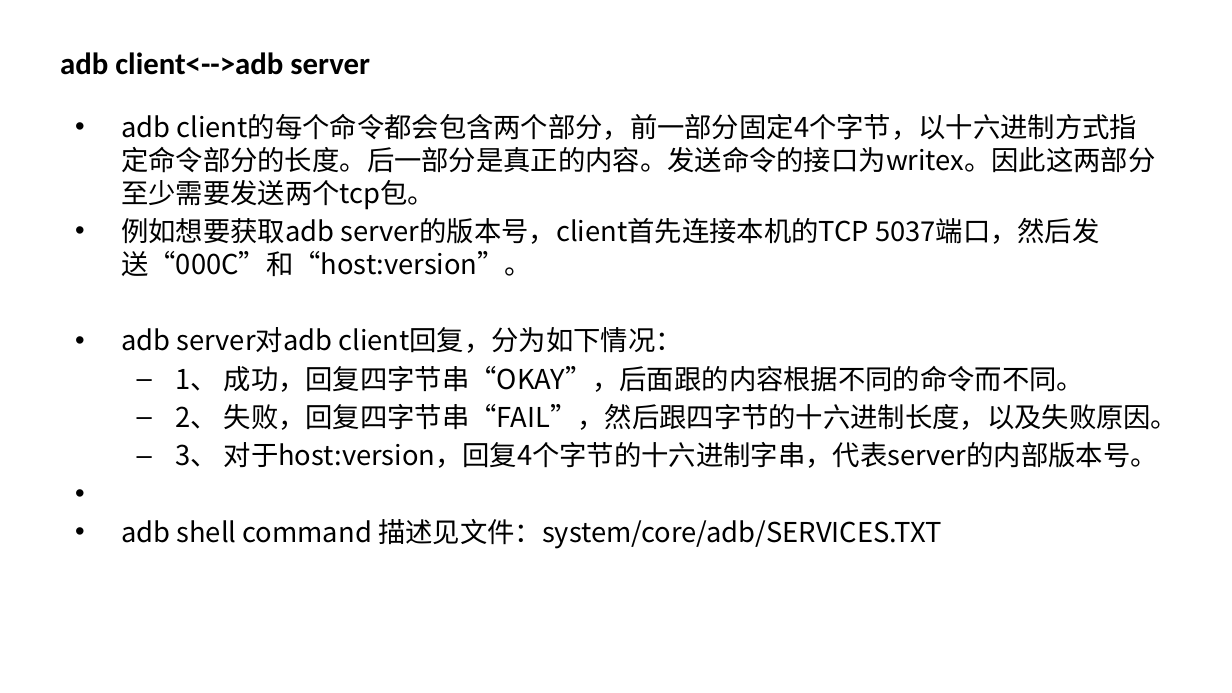
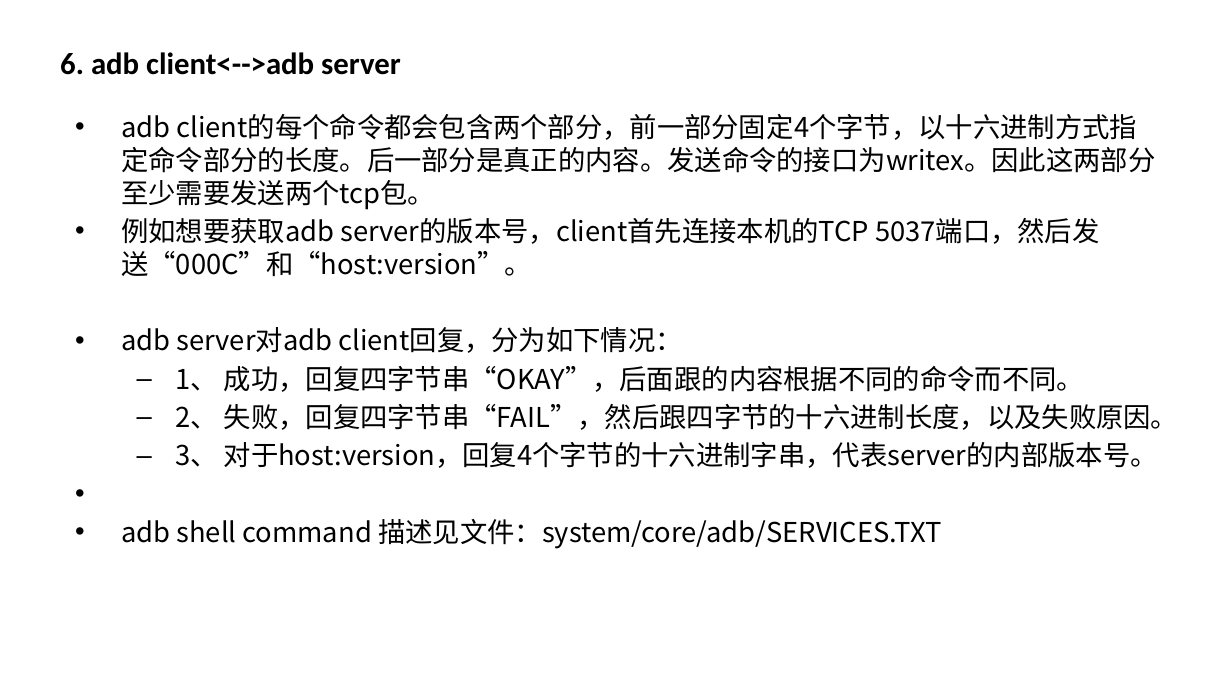
Before and after one commit to phybio/adb, a slide deck: slide 17 of adb.pptx (slide 16 before the commit). Drawn at 1232x693 pixels with LibreOffice and Linux fonts; fonts in the diff are those of the drawing; background and template pictures are left out. Boxes give left, top, right and bottom in pixels: in the first picture for what was removed or moved away, otherwise in the second. Text is boxed around its words. In the diff, an @@ line names an element or a change of style, - is before the commit and + after.

```diff
--- a/adb.pptx
+++ b/adb.pptx
@@ title at bbox=[60, 52, 401, 75]: text changed @@
-  adb client<-->adb server
+  6. adb client<-->adb server
```
Also in this commit, not shown: 17 other slides changed, 2 slides added.
